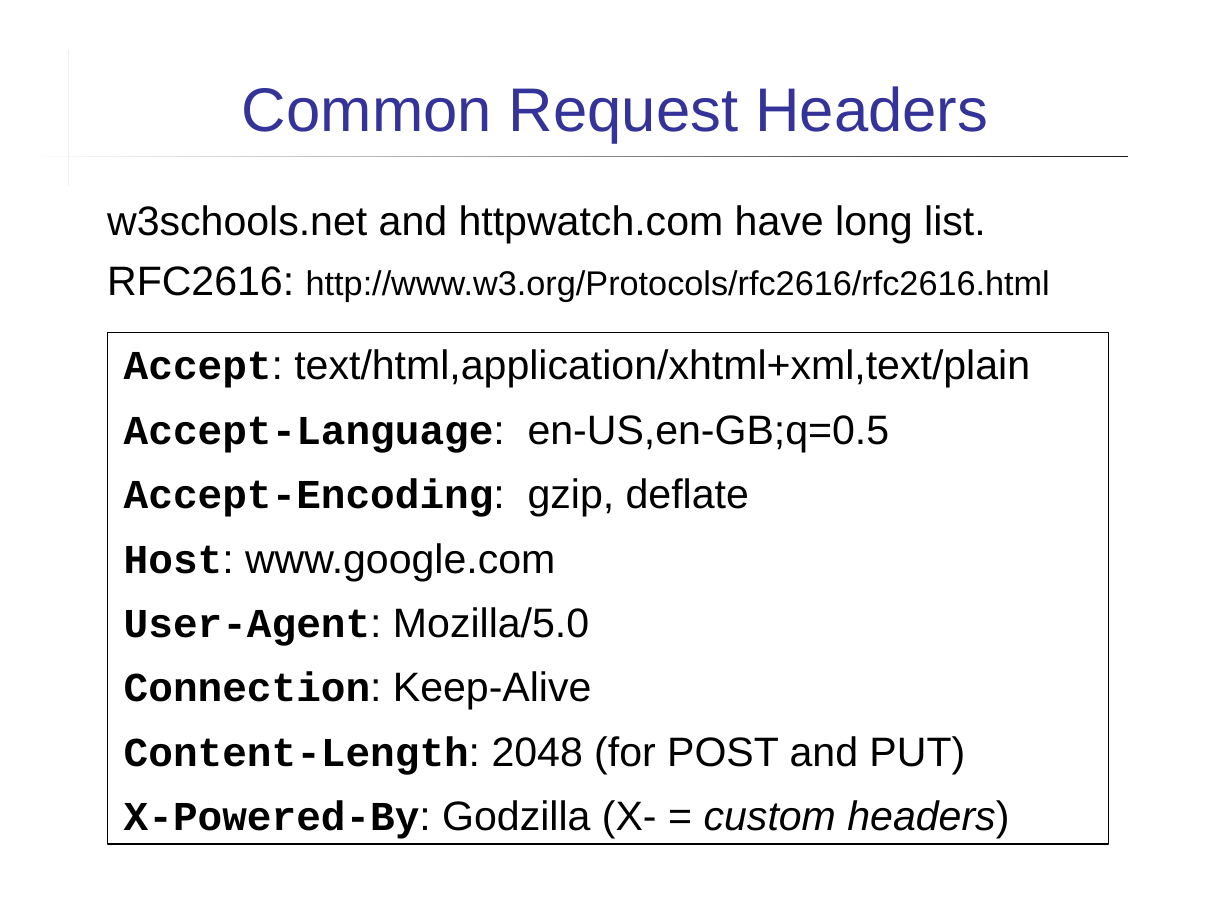
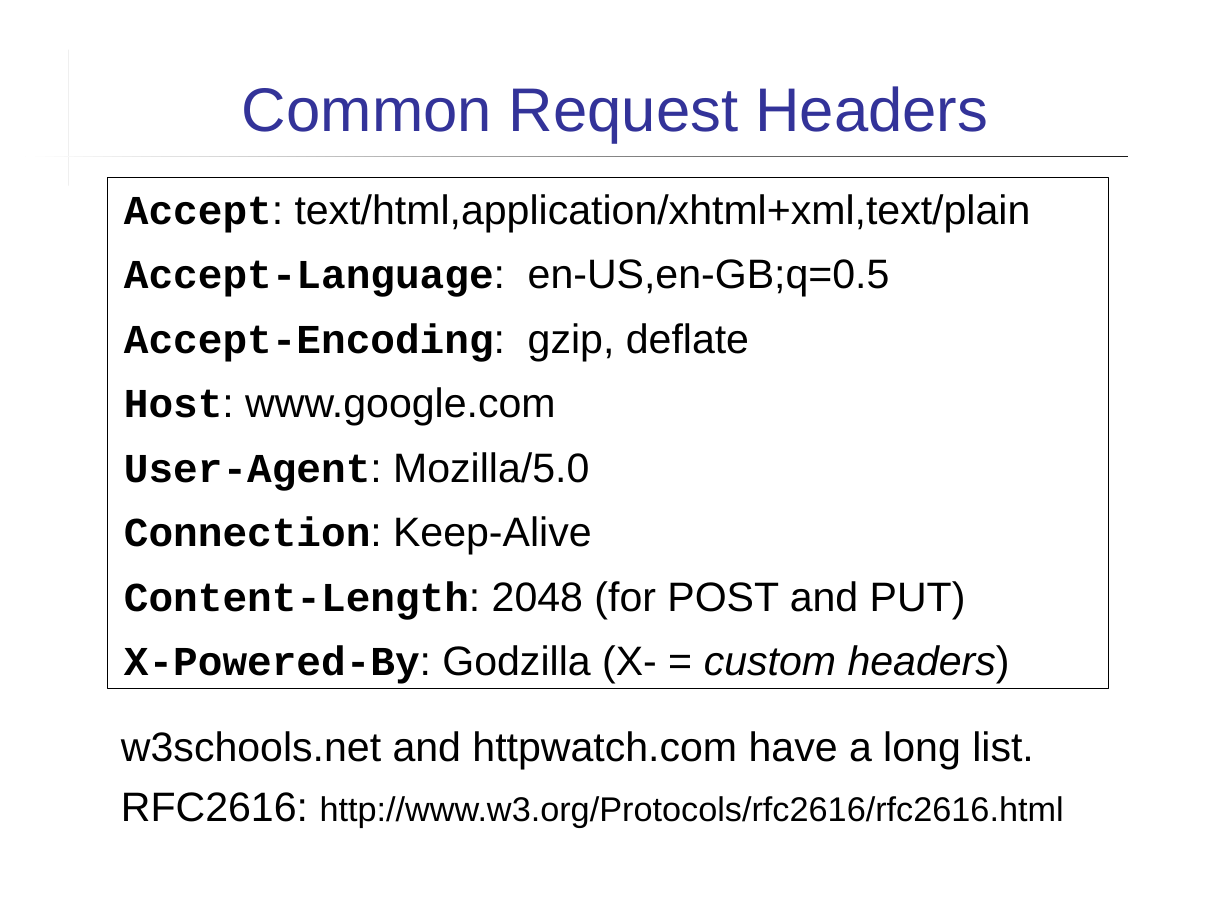
Before and after one commit to cpske/ISP, a slide deck: slide 18 of web/HTTP.ppt. Drawn at 1232x924 pixels with LibreOffice and Linux fonts; fonts in the diff are those of the drawing. Boxes give left, top, right and bottom in pixels: in the first picture for what was removed or moved away, otherwise in the second. Text is boxed around its words. In the diff, an @@ line names an element or a change of style, - is before the commit and + after.

```diff
--- a/web/HTTP.ppt
+++ b/web/HTTP.ppt
@@ rectangle "Accept: text/html,application/xhtml+xml,text/plain" moved from (x1=107, y1=333, x2=1109, y2=844) to (x1=107, y1=177, x2=1109, y2=689) @@
@@ text "w3schools.net and httpwatch.com have a ..." moved from (x1=107, y1=205, x2=1050, y2=302) to (x1=121, y1=731, x2=1064, y2=828) @@
@@ text at (x1=121, y1=731, x2=1034, y2=770): text changed @@
-w3schools.net and httpwatch.com have long list.
+w3schools.net and httpwatch.com have a long list.
```
Also in this commit, not shown: 9 other slides changed, 6 other files.
